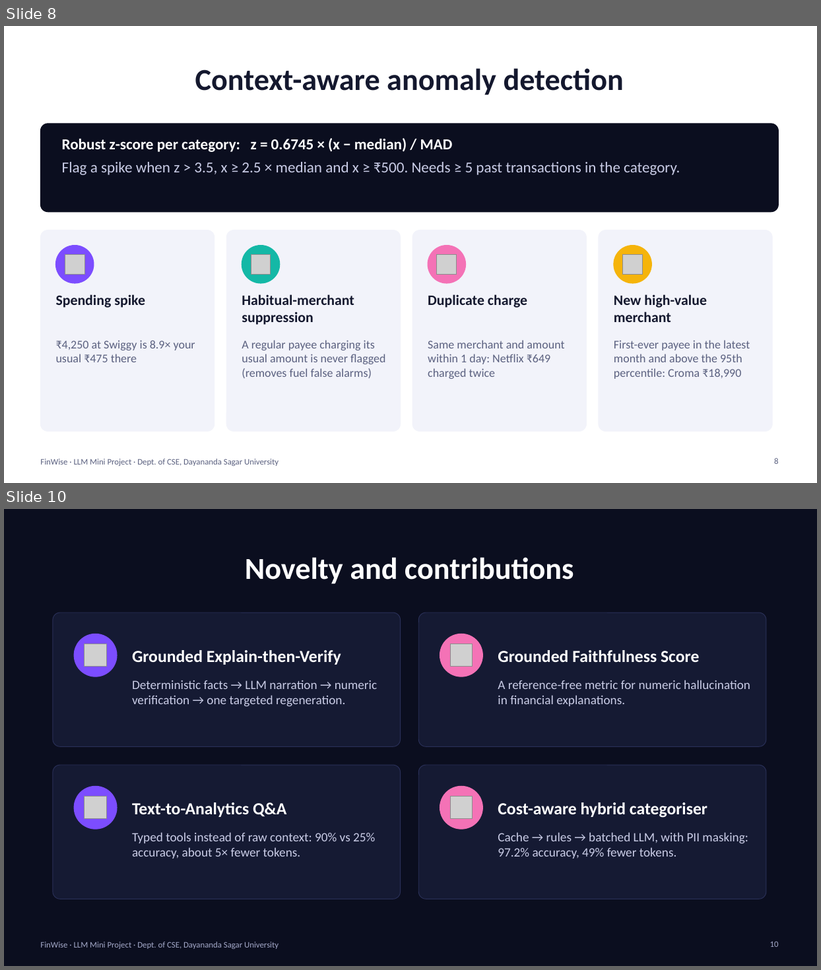
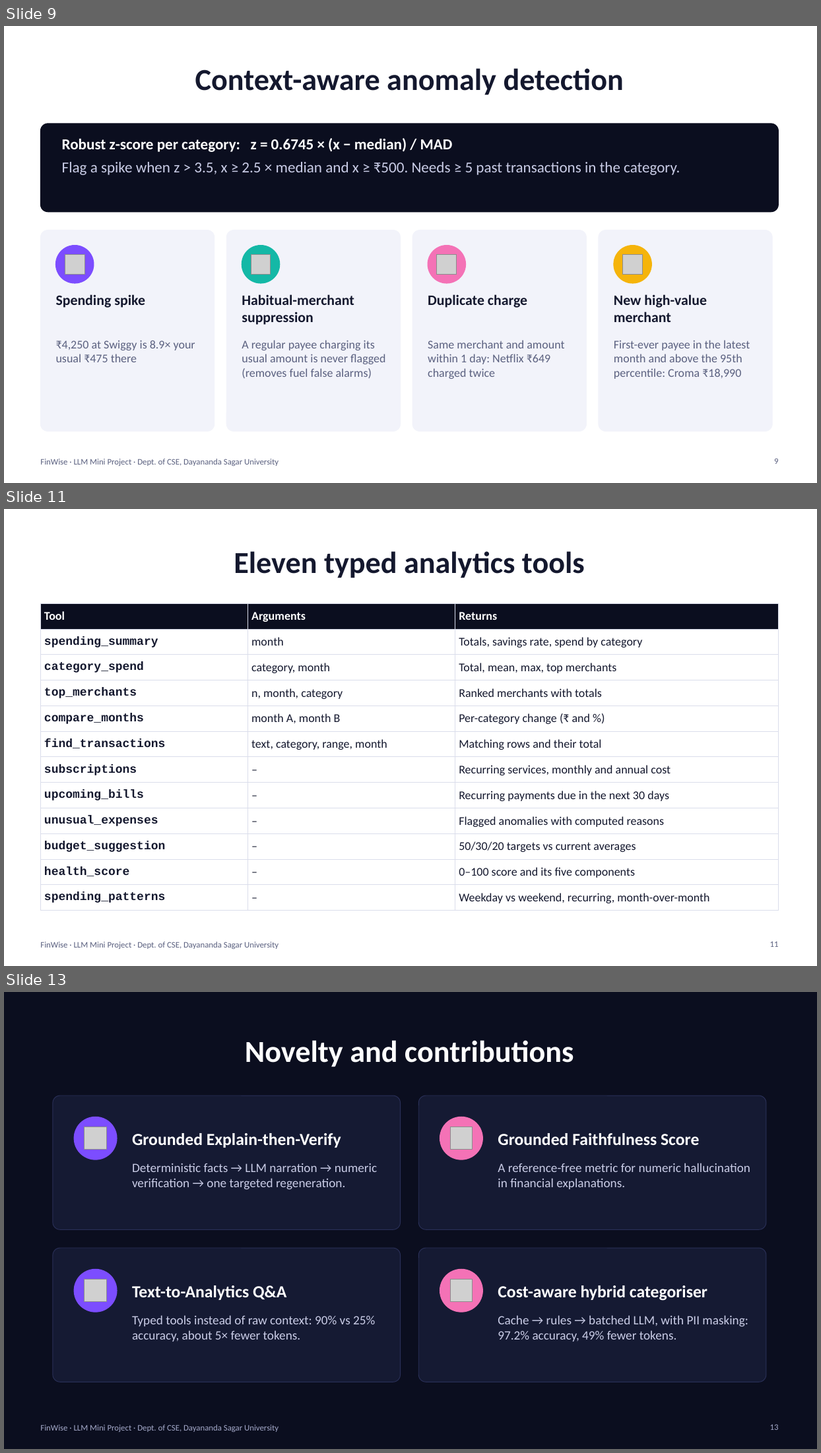
Before and after one commit to dkadchha2845/FinWise, a slide deck: finwise/ppt/FinWise_Presentation.pptx. Shown one above the other, each under a label of ours: slides 8 and 10 before the commit, slides 9, 11 and 13 after it; the slides between them are not shown. The pictures are 821x970 and 821x1453 pixels, drawn with LibreOffice and Linux fonts; fonts in the diff are those of the drawing; grey boxes stand for pictures. Boxes give left, top, right and bottom in pixels: in the first picture for what was removed or moved away, otherwise in the second. Text is boxed around its words. In the diff, an @@ line names an element or a change of style, - is before the commit and + after.

```diff
--- a/finwise/ppt/FinWise_Presentation.pptx
+++ b/finwise/ppt/FinWise_Presentation.pptx
@@ slide 11 added at [4,509,817,966], background #FFFFFF; not listed: 1 template element that a slide beside it also shows @@
@@ title added at [234,551,585,578], 36 pt, text #14182E, bold @@
+Eleven typed analytics tools
@@ table added at [40,603,779,906], 12 rows, 3 columns @@
+Tool | Arguments | Returns
+spending_summary | month | Totals, savings rate, spend by category
+category_spend | category, month | Total, mean, max, top merchants
+top_merchants | n, month, category | Ranked merchants with totals
+compare_months | month A, month B | Per-category change (₹ and %)
+find_transactions | text, category, range, month | Matching rows and their total
+subscriptions | – | Recurring services, monthly and annual cost
+upcoming_bills | – | Recurring payments due in the next 30 days
+unusual_expenses | – | Flagged anomalies with computed reasons
+budget_suggestion | – | 50/30/20 targets vs current averages
+health_score | – | 0–100 score and its five components
+spending_patterns | – | Weekday vs weekend, recurring, month-over-month
@@ page number added at [770,942,779,947], 10 pt, text #5B6180 @@
+11
@@ what was slide 8 is now slide 9 @@
@@ page number at [774,458,778,464]: text changed @@
-8
+9
@@ what was slide 10 is now slide 13 @@
@@ page number at [770,1424,779,1430]: text changed @@
-10
+13
```
Also in this commit, not shown: 6 slides changed, 5 other slides added, 2 other files.
